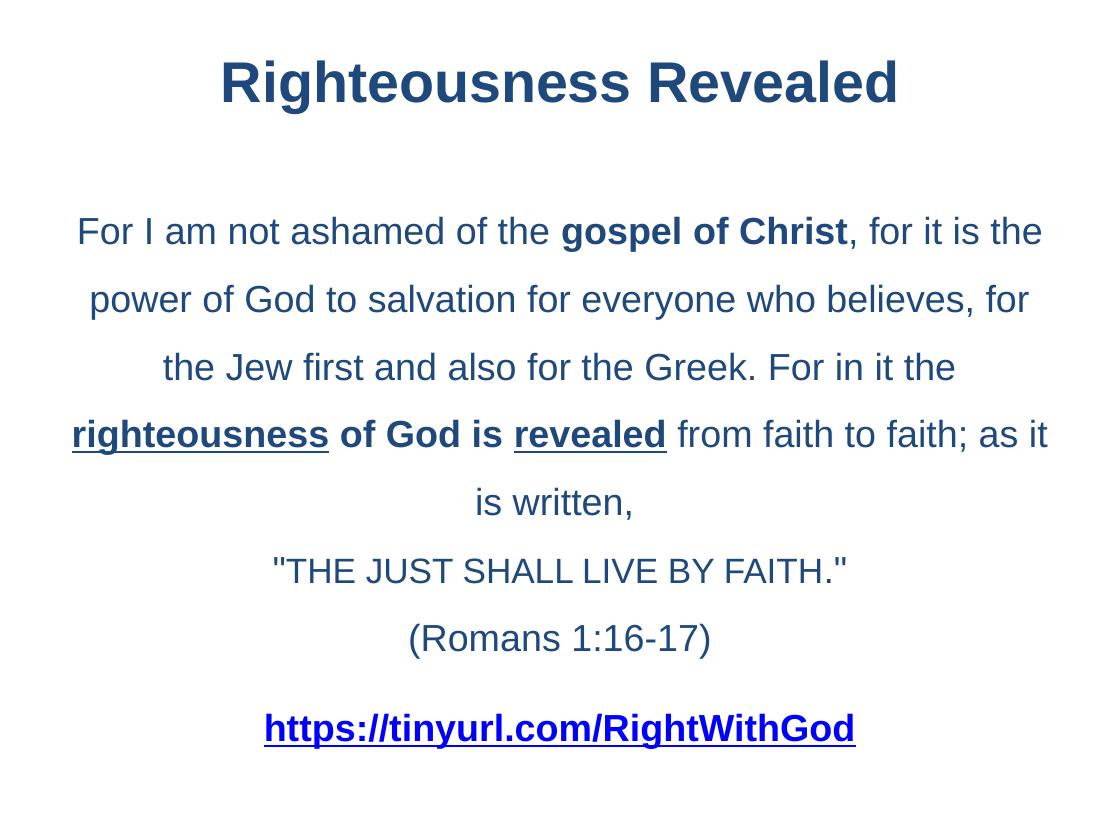
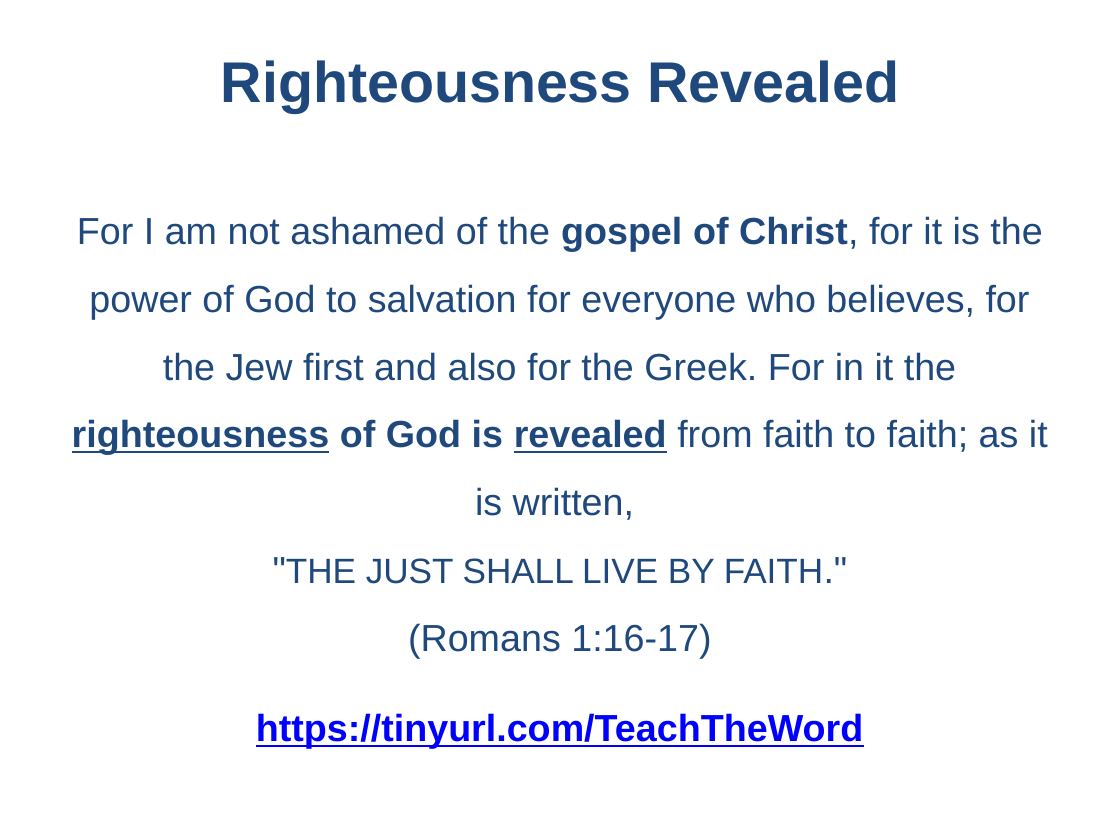
Before and after one commit to UsefulEngines/EvangelismPublic, a slide deck: slide 1 of 2026-Q4/Devotionals/2026-03-08-RighteousnessRevealed.pptx. Drawn at 1120x840 pixels with LibreOffice and Linux fonts; fonts in the diff are those of the drawing. Boxes give left, top, right and bottom in pixels: in the first picture for what was removed or moved away, otherwise in the second. Text is boxed around its words. In the diff, an @@ line names an element or a change of style, - is before the commit and + after.

```diff
--- a/2026-Q4/Devotionals/2026-03-08-RighteousnessRevealed.pptx
+++ b/2026-Q4/Devotionals/2026-03-08-RighteousnessRevealed.pptx
@@ text at [256,713,863,748]: text changed @@
-https://tinyurl.com/RightWithGod
+https://tinyurl.com/TeachTheWord
```
Also in this commit, not shown: 1 other file.
